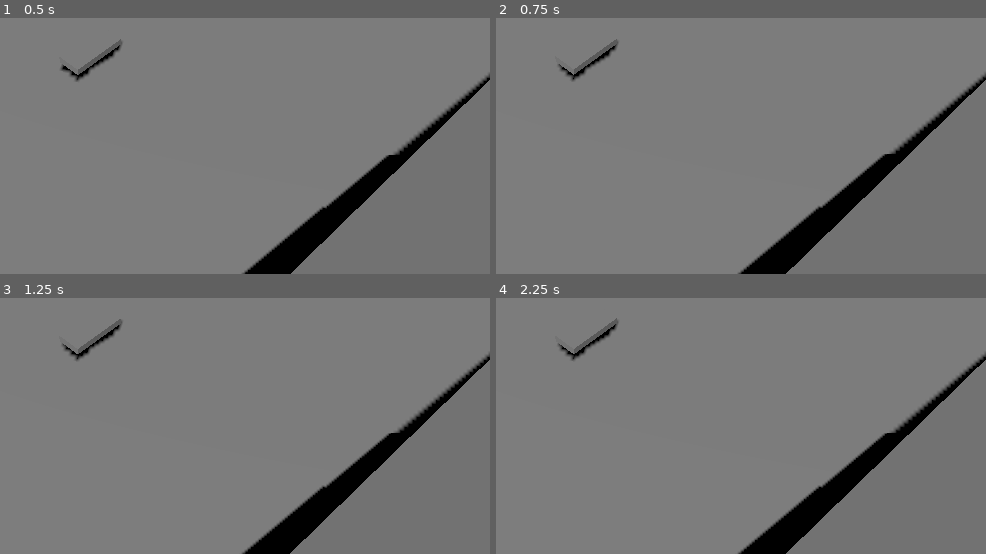
Above: before the commit, frames 1-4 (two rows, left to right).
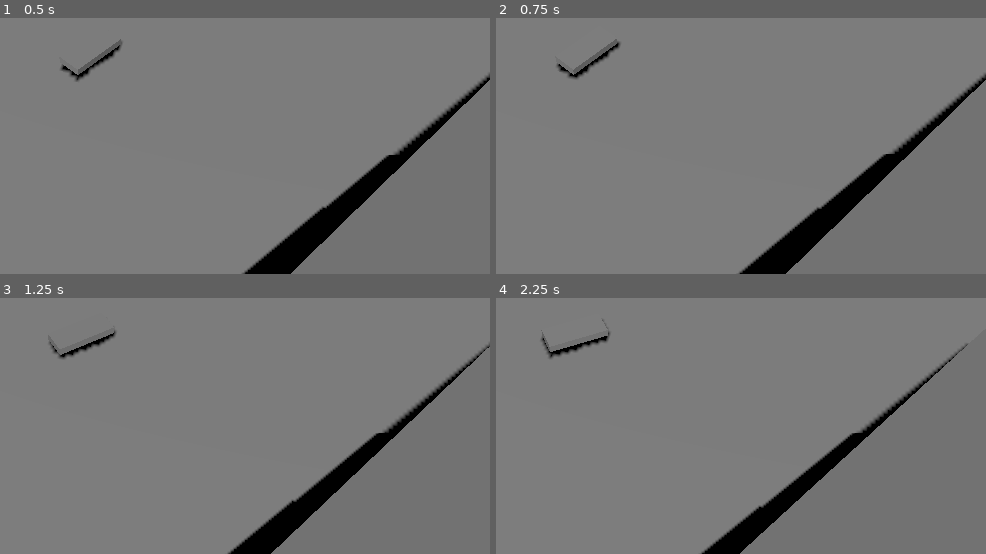
Above: after the commit, the same moments.

Repository: JulianHeissinger/RallyGame
Game: Godot game, scene res://scenes/test/handling_test.tscn
Same seed, same stepped clock (60 frames per second), same inputs: the game is played once before the commit and once after it. The project has no main scene, so this scene is started directly.
Inputs:
- Up to frame 1 (0.5 s): no input
- Up to frame 2 (0.75 s): hold D (steer_right) from 0.53 s (still down); hold W (throttle) from 0.53 s (still down)
- Up to frame 3 (1.25 s): keep holding D (steer_right); keep holding W (throttle)
- Up to frame 4 (2.25 s): release D (steer_right) at 1.28 s; release W (throttle) at 1.28 s; hold S (brake) 1.28-2.03 s; tap W (throttle) at 1.35 s; hold D (steer_right) from 2.03 s (still down); hold W (throttle) from 2.03 s (still down)

Frame 1 is identical in both runs. In frame 2, 0.3% of the frame differs, in the area x 12-100%, y 8-100%; in frame 3, 5.1%; in frame 4, 8.2%, in the area x 9-100%, y 7-100%.

Commit message:
feat: add AWD drivetrain with torque curve, auto clutch, rev limiter and brakes

Diff:
--- a/data/cars/prototype.tres
+++ b/data/cars/prototype.tres
@@ -2,21 +2,43 @@
 
 [ext_resource type="Script" path="res://scripts/car/car_stats.gd" id="1_8ijxn"]
 
+[sub_resource type="Curve" id="Curve_8ijxn"]
+_data = [Vector2(0.1, 0.55), 0.0, 0.0, 0, 0, Vector2(0.6, 1), 0.0, 0.0, 0, 0, Vector2(1, 0.8), 0.0, 0.0, 0, 0]
+point_count = 3
+
 [resource]
 script = ExtResource("1_8ijxn")
 stats = {
+"brake_bias_front": 0.6,
+"brake_torque": 1800.0,
 "damper": 3500.0,
+"engine_brake_torque": 60.0,
+"final_drive": 4.1,
+"gear_ratio_1": 3.3,
+"gear_ratio_2": 2.1,
+"gear_ratio_3": 1.5,
+"gear_ratio_4": 1.15,
+"gear_ratio_5": 0.92,
+"handbrake_torque": 3000.0,
+"idle_rpm": 900.0,
+"launch_rpm": 3500.0,
+"limiter_hysteresis_rpm": 300.0,
 "low_speed_threshold": 2.0,
 "mass": 1200.0,
 "max_steer_angle_deg": 30.0,
+"max_torque": 260.0,
+"redline_rpm": 7500.0,
 "spring_stiffness": 35000.0,
 "suspension_rest_length": 0.35,
 "tire_friction": 1.0,
-"tire_lateral_stiffness": 60000.0,
 "tire_lat_b": 10.0,
 "tire_lat_c": 1.3,
+"tire_lateral_stiffness": 60000.0,
 "tire_long_b": 12.0,
 "tire_long_c": 1.6,
+"tire_longitudinal_stiffness": 60000.0,
+"torque_split_front": 0.45,
 "wheel_inertia": 1.2,
 "wheel_radius": 0.33
 }
+torque_curve = SubResource("Curve_8ijxn")
--- a/scripts/car/car.gd
+++ b/scripts/car/car.gd
@@ -7,6 +7,7 @@
 
 var stats: StatBlock
 var input := InputSource.new()
+var drivetrain := Drivetrain.new()
 var wheels: Array[Wheel] = []
 
 
@@ -20,6 +21,7 @@
 
 func _physics_process(delta: float) -> void:
 	input.update(delta, linear_velocity.length())
+	drivetrain.update(input, wheels, stats, car_stats.torque_curve)
 	var steer_angle := -input.steer * deg_to_rad(stats.get_stat("max_steer_angle_deg"))
 	for wheel in wheels:
 		if wheel.steerable:
--- a/scripts/car/car_stats.gd
+++ b/scripts/car/car_stats.gd
@@ -3,3 +3,5 @@
 ## Base car constants, keyed by stat name. `StatBlock` layers item and damage modifiers on top.
 
 @export var stats: Dictionary = {}
+## Engine torque as a fraction of `max_torque` (y) over RPM as a fraction of redline (x).
+@export var torque_curve: Curve
--- /dev/null
+++ b/scripts/car/drivetrain.gd
@@ -0,0 +1,50 @@
+class_name Drivetrain
+extends RefCounted
+## AWD engine and brakes: turns driver input into per-wheel drive and brake torque.
+## Engine RPM follows the driven wheels; an automatic clutch holds a launch RPM under throttle
+## so the engine never stalls.
+
+const RAD_PER_SEC_TO_RPM := 60.0 / TAU
+
+## 0 is neutral, 1..n are forward gears.
+var gear := 1
+var rpm := 0.0
+var limiter_active := false
+
+
+func update(input: InputSource, wheels: Array[Wheel], stats: StatBlock, torque_curve: Curve) -> void:
+	var idle := stats.get_stat("idle_rpm")
+	var redline := stats.get_stat("redline_rpm")
+	var ratio := 0.0 if gear == 0 else stats.get_stat("gear_ratio_%d" % gear) * stats.get_stat("final_drive")
+
+	var mean_spin := 0.0
+	for wheel in wheels:
+		mean_spin += wheel.spin
+	mean_spin /= wheels.size()
+	var clutch_rpm := lerpf(idle, stats.get_stat("launch_rpm"), input.throttle)
+	rpm = maxf(absf(mean_spin) * ratio * RAD_PER_SEC_TO_RPM, clutch_rpm)
+
+	if rpm >= redline:
+		limiter_active = true
+	elif rpm < redline - stats.get_stat("limiter_hysteresis_rpm"):
+		limiter_active = false
+
+	var engine_torque: float
+	if input.throttle > 0.0 and not limiter_active:
+		engine_torque = input.throttle * stats.get_stat("max_torque") * torque_curve.sample(rpm / redline)
+	else:
+		engine_torque = -signf(mean_spin) * stats.get_stat("engine_brake_torque") * rpm / redline
+	var split_front := stats.get_stat("torque_split_front")
+
+	# `brake_torque` is the mean per-wheel torque; the bias shifts it between axles.
+	var brake := input.brake * stats.get_stat("brake_torque") * 4.0
+	var bias_front := stats.get_stat("brake_bias_front")
+	var handbrake := input.handbrake * stats.get_stat("handbrake_torque")
+
+	for wheel in wheels:
+		var axle_share := split_front if wheel.steerable else 1.0 - split_front
+		wheel.drive_torque = engine_torque * ratio * axle_share * 0.5
+		if wheel.steerable:
+			wheel.brake_torque = brake * bias_front * 0.5
+		else:
+			wheel.brake_torque = brake * (1.0 - bias_front) * 0.5 + handbrake
--- a/scripts/car/wheel.gd
+++ b/scripts/car/wheel.gd
@@ -2,6 +2,9 @@
 extends RayCast3D
 ## Raycast wheel with spring/damper suspension and a slip-based tire. The ray points down from
 ## the mount point; its length is suspension rest length plus wheel radius.
+
+## Slip stiffness is too high for one explicit spin step at 120 Hz; substeps keep it stable.
+const SPIN_SUBSTEPS := 8
 
 ## Front wheels turn with the steering input.
 @export var steerable := false
@@ -13,12 +16,16 @@
 var spin := 0.0
 var slip_angle := 0.0
 var slip_ratio := 0.0
+## Set by the drivetrain each tick, in N·m. Drive is signed; brake is a magnitude.
+var drive_torque := 0.0
+var brake_torque := 0.0
 
 var _last_compression := 0.0
 var _contact := Vector3.ZERO
 var _contact_normal := Vector3.UP
-## Sideways tire carcass deflection in m, used only near standstill.
+## Tire carcass deflections in m, used only near standstill.
 var _lateral_deflection := 0.0
+var _longitudinal_deflection := 0.0
 
 
 func update_suspension(body: RigidBody3D, stats: StatBlock, delta: float) -> void:
@@ -44,13 +51,16 @@
 
 ## Applies tire forces at the contact point. Call after `update_suspension` in the same tick.
 func update_tire(body: RigidBody3D, stats: StatBlock, delta: float) -> void:
+	var radius := stats.get_stat("wheel_radius")
+	var inertia := stats.get_stat("wheel_inertia")
 	if not is_grounded:
 		slip_angle = 0.0
 		slip_ratio = 0.0
 		_lateral_deflection = 0.0
+		_longitudinal_deflection = 0.0
+		spin = move_toward(spin + drive_torque / inertia * delta, 0.0, brake_torque / inertia * delta)
 		return
 
-	var radius := stats.get_stat("wheel_radius")
 	var low_speed := stats.get_stat("low_speed_threshold")
 	var forward := -global_basis.z
 	forward = (forward - _contact_normal * forward.dot(_contact_normal)).normalized()
@@ -60,49 +70,65 @@
 	var velocity := body.linear_velocity + body.angular_velocity.cross(offset)
 	var v_long := velocity.dot(forward)
 	var v_lat := velocity.dot(right)
+	var mass_share := normal_load / body.get_gravity().length()
 
-	slip_ratio = (spin * radius - v_long) / maxf(absf(v_long), low_speed)
 	slip_angle = atan2(v_lat, absf(v_long))
-
 	var max_force := stats.get_stat("tire_friction") * normal_load
-	var force_long := max_force * _magic_formula(slip_ratio,
-		stats.get_stat("tire_long_b"), stats.get_stat("tire_long_c"))
 	var force_lat := -max_force * _magic_formula(slip_angle,
 		stats.get_stat("tire_lat_b"), stats.get_stat("tire_lat_c"))
 
-	# Slip angle is ill-defined near standstill: blend toward a tire carcass spring, which holds
-	# static side loads (e.g. on a slope) without creeping. Critically damped per wheel load share.
+	# Spin and longitudinal force are integrated together in substeps. The friction circle
+	# scales each substep's combined force down to the available grip.
+	var long_b := stats.get_stat("tire_long_b")
+	var long_c := stats.get_stat("tire_long_c")
+	var h := delta / SPIN_SUBSTEPS
+	var force_long := 0.0
+	var circle_scale := 0.0
+	for i in SPIN_SUBSTEPS:
+		slip_ratio = (spin * radius - v_long) / maxf(absf(v_long), low_speed)
+		var force := max_force * _magic_formula(slip_ratio, long_b, long_c)
+		var demand := Vector2(force, force_lat).length()
+		var grip_scale := max_force / demand if demand > max_force else 1.0
+		force *= grip_scale
+		spin = move_toward(spin + (drive_torque - force * radius) / inertia * h, 0.0,
+			brake_torque / inertia * h)
+		force_long += force
+		circle_scale += grip_scale
+	force_long /= SPIN_SUBSTEPS
+	force_lat *= circle_scale / SPIN_SUBSTEPS
+
+	# Slip is ill-defined near standstill: blend toward tire carcass springs, which hold static
+	# loads (e.g. on a slope) without creeping. Critically damped per wheel load share.
 	var blend := clampf(Vector2(v_long, v_lat).length() / low_speed, 0.0, 1.0)
-	var stiffness := stats.get_stat("tire_lateral_stiffness")
-	var damping := 2.0 * sqrt(stiffness * normal_load / body.get_gravity().length())
-	var max_deflection := max_force / stiffness
-	_lateral_deflection = clampf(_lateral_deflection + v_lat * delta, -max_deflection, max_deflection)
-	var force_lat_low := clampf(-stiffness * _lateral_deflection - damping * v_lat, -max_force, max_force)
+
+	var lat_stiffness := stats.get_stat("tire_lateral_stiffness")
+	_lateral_deflection = clampf(_lateral_deflection + v_lat * delta,
+		-max_force / lat_stiffness, max_force / lat_stiffness)
+	var force_lat_low := clampf(-lat_stiffness * _lateral_deflection
+		- 2.0 * sqrt(lat_stiffness * mass_share) * v_lat, -max_force, max_force)
 	force_lat = lerpf(force_lat_low, force_lat, blend)
 	_lateral_deflection *= 1.0 - blend
-	# Slip ratio is too stiff to integrate near standstill: blend toward a wheel that sticks to
-	# the ground, where only torque applied to the wheel (none yet) makes longitudinal force.
-	var force_long_low := 0.0
+
+	# Near standstill the wheel sticks to the ground: drive torque pushes directly, and a braked
+	# wheel holds through the carcass spring up to what the brake can resist.
+	var force_long_low := drive_torque / radius
+	var spin_low := v_long / radius
+	if brake_torque > 0.0:
+		var long_stiffness := stats.get_stat("tire_longitudinal_stiffness")
+		var hold := minf(max_force, brake_torque / radius)
+		_longitudinal_deflection = clampf(_longitudinal_deflection + v_long * delta,
+			-hold / long_stiffness, hold / long_stiffness)
+		force_long_low += clampf(-long_stiffness * _longitudinal_deflection
+			- 2.0 * sqrt(long_stiffness * mass_share) * v_long, -hold, hold)
+		spin_low = 0.0
+	else:
+		_longitudinal_deflection = 0.0
+	force_long_low = clampf(force_long_low, -max_force, max_force)
 	force_long = lerpf(force_long_low, force_long, blend)
+	spin = lerpf(spin_low, spin, blend)
+	_longitudinal_deflection *= 1.0 - blend
 
-	# Friction circle: combined demand cannot exceed the available grip.
-	var demand := Vector2(force_long, force_lat).length()
-	if demand > max_force and demand > 0.0:
-		force_long *= max_force / demand
-		force_lat *= max_force / demand
-
-	_integrate_spin(-force_long * radius, v_long / radius, stats.get_stat("wheel_inertia"), delta)
-	spin = lerpf(v_long / radius, spin, blend)
 	body.apply_force(forward * force_long + right * force_lat, offset)
-
-
-## Explicit integration at 120 Hz overshoots the free-rolling speed when slip stiffness is high,
-## so with no drive or brake torque the spin may reach that speed but not cross it.
-func _integrate_spin(torque: float, rolling_spin: float, inertia: float, delta: float) -> void:
-	var next := spin + torque / inertia * delta
-	if signf(spin - rolling_spin) != signf(next - rolling_spin):
-		next = rolling_spin
-	spin = next
 
 
 ## Simplified Pacejka curve, normalized to a peak of 1.
Not shown, added: scripts/car/drivetrain.gd.uid
Not shown, changed: openspec/changes/bootstrap-vertical-slice/tasks.md
